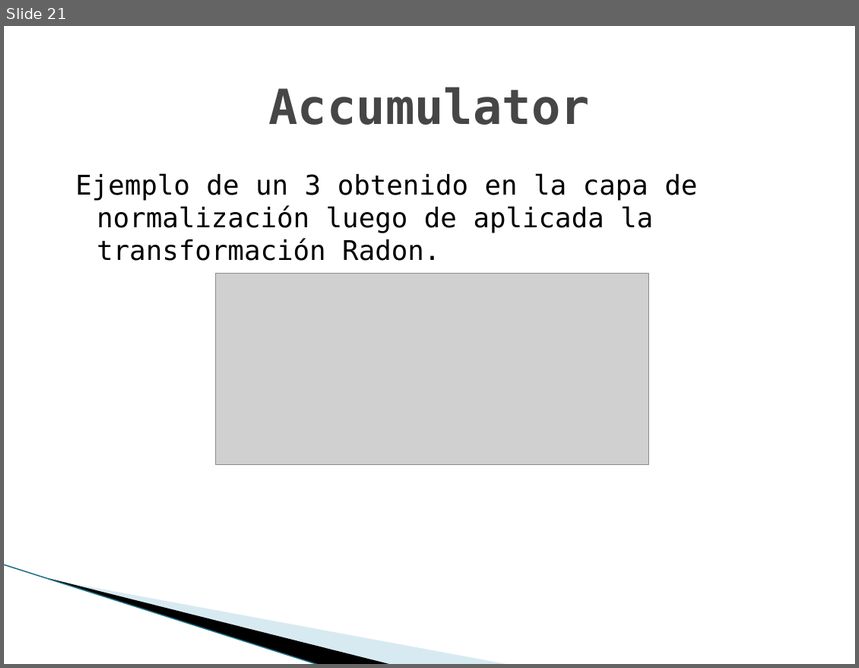
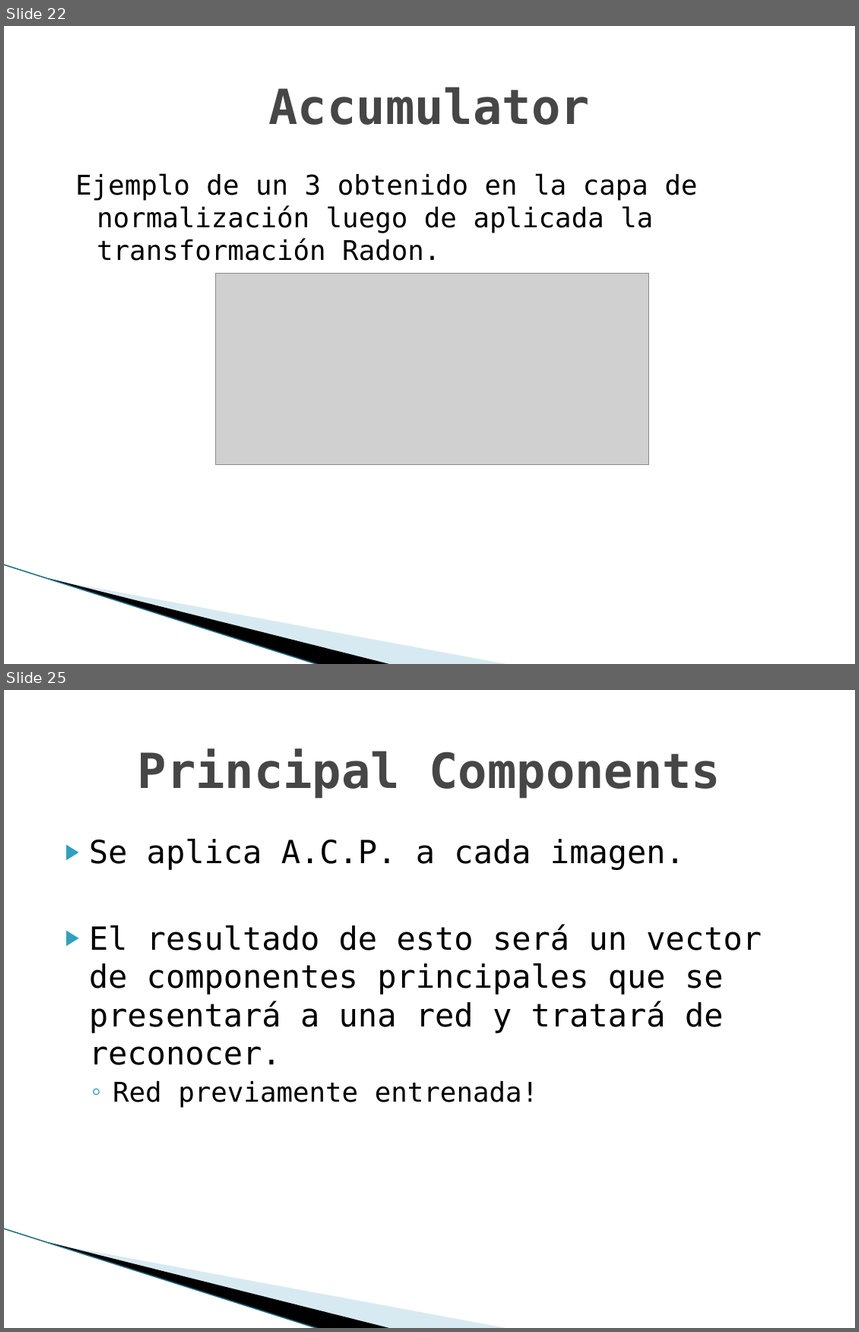
Before and after one commit to TechTinkerer42/TrabajosPracticos, a slide deck: doc/clase/presentacion.pptx. Shown one above the other, each under a label of ours: slide 21 before the commit, slides 22 and 25 after it; the slides between them are not shown. The pictures are 859x668 and 859x1332 pixels, drawn with LibreOffice and Linux fonts; fonts in the diff are those of the drawing; grey boxes stand for pictures; background and template pictures are left out. Boxes give left, top, right and bottom in pixels: in the first picture for what was removed or moved away, otherwise in the second. Text is boxed around its words. In the diff, an @@ line names an element or a change of style, - is before the commit and + after.

```diff
--- a/doc/clase/presentacion.pptx
+++ b/doc/clase/presentacion.pptx
@@ slide 25 added at box(4, 690, 855, 1328), background #FFFFFF; not listed: 3 template elements that a slide beside it also shows @@
@@ title added at box(138, 749, 721, 798), 41 pt, text #464646, bold @@
+Principal Components
@@ text added at box(89, 839, 762, 1108), 27 pt, text #000000 @@
+▶ Se aplica A.C.P. a cada imagen.
+▶ El resultado de esto será un vector de componentes principales que se presentará a una red y tratará de reconocer.
+  ◦ Red previamente entrenada!
@@ what was slide 21 is now slide 22 @@
```
Also in this commit, not shown: 3 slides changed, 11 other slides added, 3 slides removed, 9 other files.
